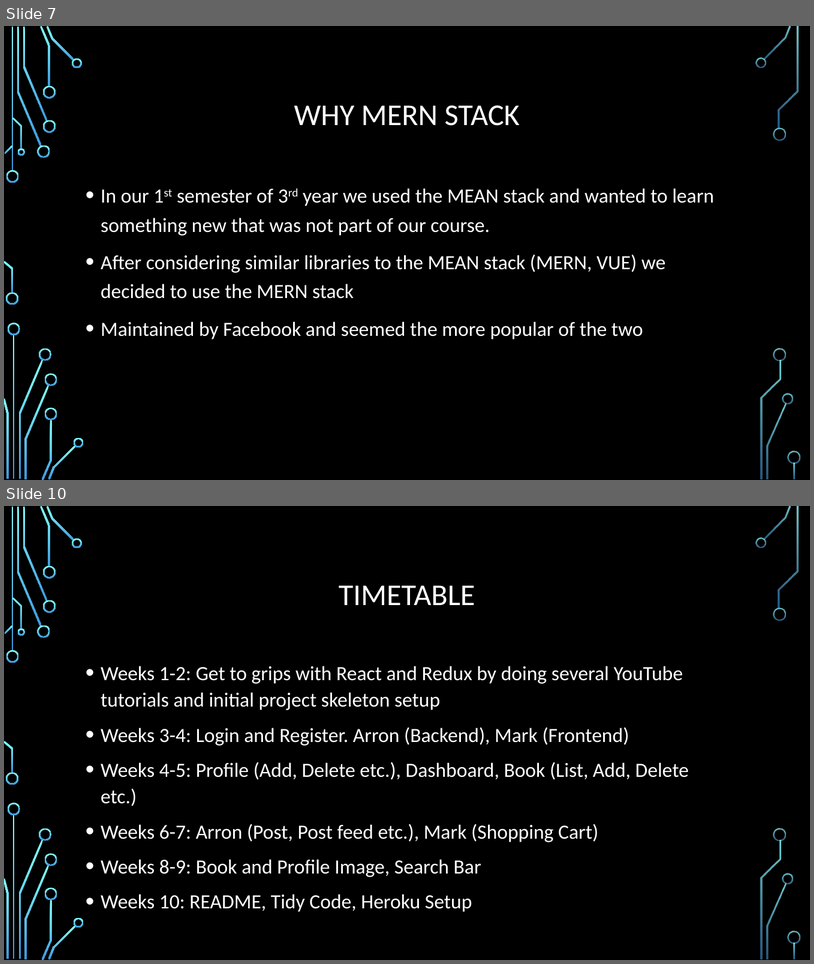
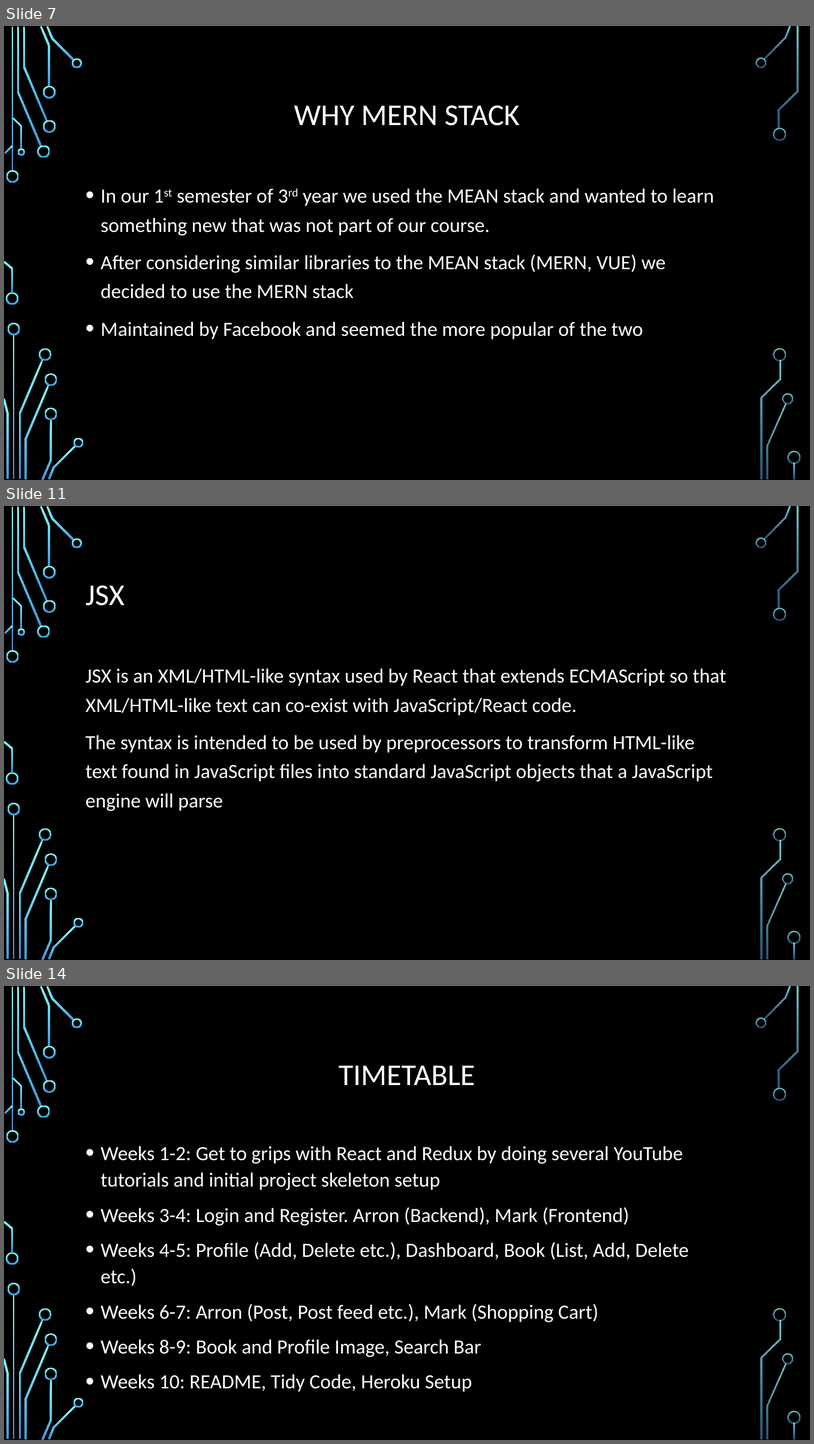
Before and after one commit to arronHealy/Professional_Practice_In_IT_Project, a slide deck: Project Presentation.pptx. Shown one above the other, each under a label of ours: slides 7 and 10 before the commit, slides 7, 11 and 14 after it; the slides between them are not shown. The pictures are 814x964 and 814x1444 pixels, drawn with LibreOffice and Linux fonts; fonts in the diff are those of the drawing; background and template pictures are left out. Boxes give left, top, right and bottom in pixels: in the first picture for what was removed or moved away, otherwise in the second. Text is boxed around its words. In the diff, an @@ line names an element or a change of style, - is before the commit and + after.

```diff
--- a/Project Presentation.pptx
+++ b/Project Presentation.pptx
@@ slide 11 added at box(4, 506, 810, 960), background picture (left out); not listed: 36 template elements that a slide beside it also shows @@
@@ title added at box(86, 585, 125, 606), 36 pt, text #FFFFFF @@
+JSX
@@ text added at box(86, 668, 726, 811), 24 pt, text #FFFFFF @@
+JSX is an XML/HTML-like syntax used by React that extends ECMAScript so that XML/HTML-like text can co-exist with JavaScript/React code.
+The syntax is intended to be used by preprocessors to transform HTML-like text found in JavaScript files into standard JavaScript objects that a JavaScript engine will parse
@@ what was slide 10 is now slide 14 @@
```
Also in this commit, not shown: 3 slides changed, 3 other slides added.
